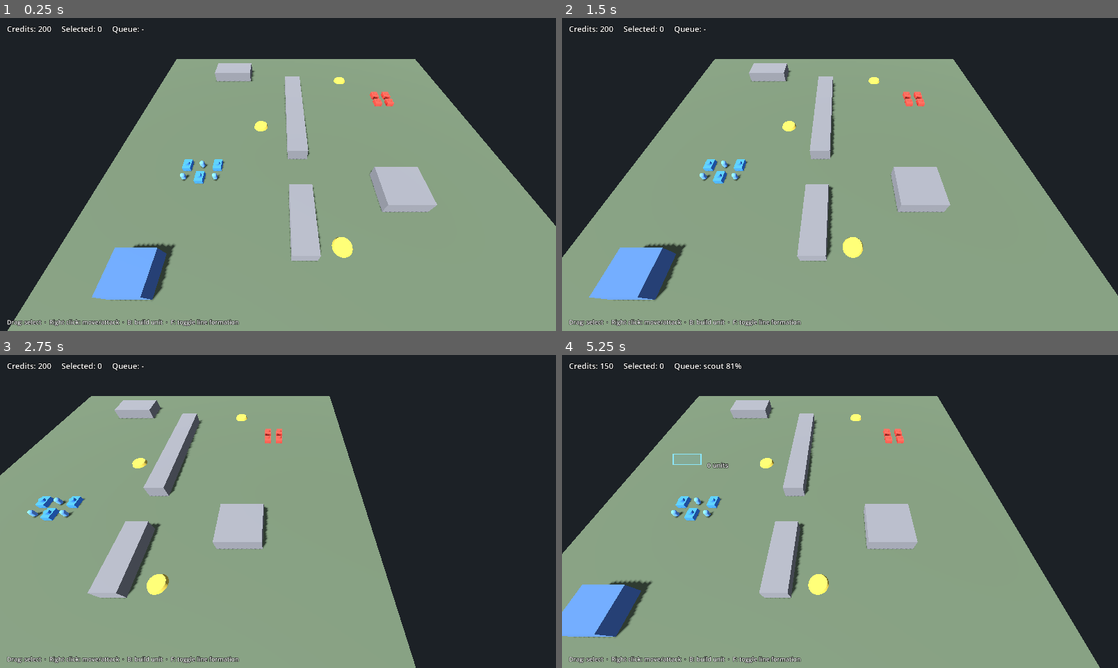
Above: before the commit, frames 1-4 (two rows, left to right).
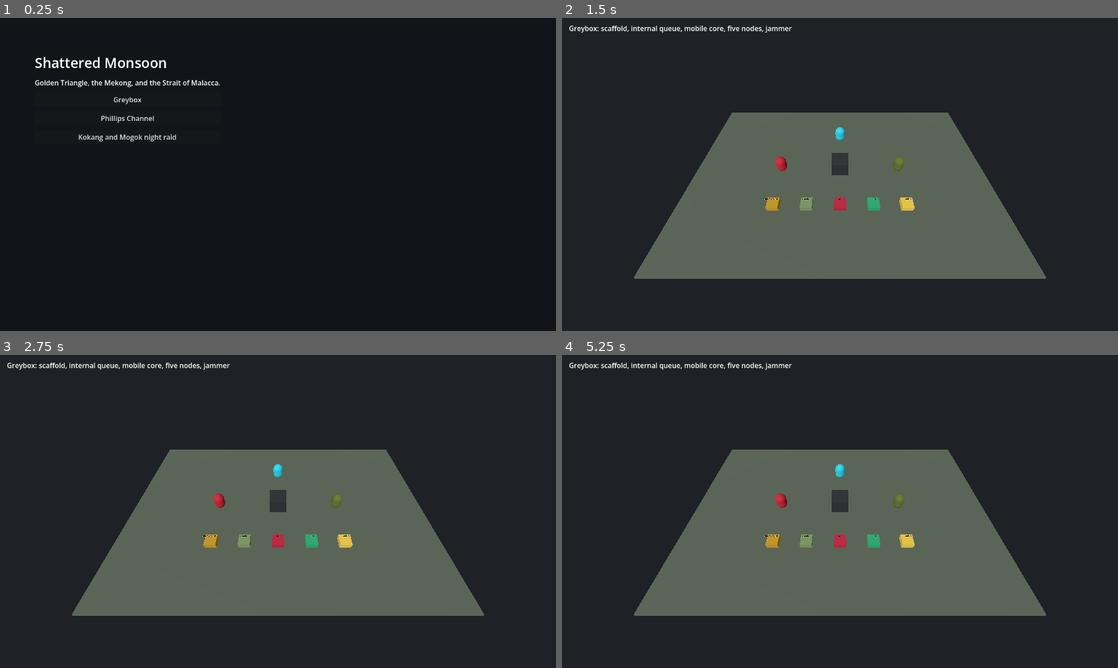
Above: after the commit, the same moments.

Repository: yairpike/asean-2031
Game: Godot game, scene res://game/boot.tscn
Two runs of this game, one before a commit and one after it. Both use one fixed random seed, a clock stepped at 60 frames per second and the inputs below. Before the commit the project starts from res://examples/demo.tscn.
Inputs (mouse positions are in pixels of both pictures, inside the frame that each line leads up to):
- Up to frame 1 (0.25 s): no input
- Up to frame 2 (1.5 s): click (689, 99) at 0.5 s, where only the run after the commit has a clickable "Greybox"; tap Enter at 1.25 s; move the mouse to (962, 158) at 1.27 s; hold D (rts_pan_right, bound only before the commit) from 1.28 s (still down); tap Q (rts_attack_move, bound only before the commit) at 1.35 s; click (962, 158) at 1.42 s
- Up to frame 3 (2.75 s): release D (rts_pan_right, bound only before the commit) at 2 s; drag from (166, 527) to (250, 574) at 2.02 s
- Up to frame 4 (5.25 s): tap Space at 2.75 s; move the mouse to (895, 442) at 2.77 s; hold D (rts_pan_right, bound only before the commit) 2.78-3.5 s; hold B (rts_produce, bound only before the commit) 2.78-3.5 s; click (895, 442) at 2.92 s; tap Enter at 3.5 s; drag from (812, 574) to (673, 464) at 3.52 s; move the mouse to (1006, 558) at 4.27 s; hold A (rts_pan_left, bound only before the commit) 4.28-5 s; hold X (rts_stop, bound only before the commit) 4.28-5 s; click (1006, 558) at 4.42 s; drag from (673, 464) to (756, 433) at 5.02 s

The runs differ from the first frame. In frame 1, 67% of the frame differs, in the area x 1-100%, y 2-100%; in frame 2, 67%, in the area x 0-100%, y 2-100%; in frame 3, 62%; in frame 4, 66%.

Commit message:
Add the Kokang night raid, headless checks, and a web export.

Diff:
--- /dev/null
+++ b/game/mission_kokang.gd
@@ -0,0 +1,123 @@
+extends Node3D
+## GTFC night raid. Scaffold, ruby night shift, one rare-earth node. Text briefing.
+
+var mission: SMMission = SMMission.new()
+var briefing_text: String = ""
+var status: Label
+
+func _ready() -> void:
+	mission.setup()
+	briefing_text = mission.briefing
+	_world()
+	_ui()
+
+func scripted_playthrough() -> bool:
+	var ok: bool = mission.playthrough()
+	briefing_text = mission.briefing
+	_say("Raid complete" if ok else "Raid stalled")
+	return ok
+
+func _world() -> void:
+	var env: WorldEnvironment = WorldEnvironment.new()
+	env.environment = Environment.new()
+	env.environment.background_mode = Environment.BG_COLOR
+	env.environment.background_color = Color(0.05, 0.06, 0.1)
+	env.environment.ambient_light_source = Environment.AMBIENT_SOURCE_COLOR
+	env.environment.ambient_light_color = Color(0.35, 0.4, 0.55)
+	add_child(env)
+	var moon: DirectionalLight3D = DirectionalLight3D.new()
+	moon.rotation_degrees = Vector3(-35, 40, 0)
+	moon.light_color = Color(0.7, 0.75, 0.9)
+	add_child(moon)
+	_slab("Ground", Vector3(0, -0.1, 0), Vector3(28, 0.2, 18), Color(0.18, 0.2, 0.16))
+	_slab("Scaffold", Vector3(2, 1, 0), Vector3(3, 2, 3), Color(0.72, 0.12, 0.18))
+	_slab("RubyNode", Vector3(6, 0.4, 2), Vector3(1.5, 0.8, 1.5), Color(0.7, 0.1, 0.2))
+	_slab("RareNode", Vector3(-6, 0.4, 4), Vector3(1.5, 0.8, 1.5), Color(0.4, 0.5, 0.32))
+	var cam: RTSCamera = RTSCamera.new()
+	cam.name = "Camera"
+	cam.bounds = Rect2(-20, -16, 40, 32)
+	cam.distance = 22.0
+	cam.edge_pan_px = 16.0
+	cam.focus = Vector3(0, 0, 2)
+	add_child(cam)
+	cam.current = true
+
+func _ui() -> void:
+	var layer: CanvasLayer = CanvasLayer.new()
+	add_child(layer)
+	var brief: Label = Label.new()
+	brief.name = "Briefing"
+	brief.text = briefing_text
+	brief.position = Vector2(24, 20)
+	brief.custom_minimum_size = Vector2(720, 70)
+	brief.autowrap_mode = TextServer.AUTOWRAP_WORD_SMART
+	layer.add_child(brief)
+	var row: HBoxContainer = HBoxContainer.new()
+	row.position = Vector2(24, 110)
+	row.add_theme_constant_override("separation", 8)
+	layer.add_child(row)
+	_btn(row, "Raise scaffold", _on_scaffold)
+	_btn(row, "Ruby night shift", _on_ruby)
+	_btn(row, "Secure rare earth", _on_rare)
+	status = Label.new()
+	status.name = "Status"
+	status.position = Vector2(24, 160)
+	status.text = "Golden Slag / Aurum-9 stays in the yard ledger. Ruby and rare earth are the raid."
+	layer.add_child(status)
+
+func _btn(row: HBoxContainer, caption: String, fn: Callable) -> void:
+	var b: Button = Button.new()
+	b.text = caption
+	b.pressed.connect(fn)
+	row.add_child(b)
+
+func _on_scaffold() -> void:
+	_say("Scaffold up" if mission.raise_scaffold() else "Scaffold stalled")
+	_finish_if_ready()
+
+func _on_ruby() -> void:
+	_say("Night shift paying" if mission.run_night_ruby() else "Ruby not paying")
+	_finish_if_ready()
+
+func _on_rare() -> void:
+	_say("Rare-earth stock secured" if mission.secure_rare() else "No stock yet")
+	_finish_if_ready()
+
+func _finish_if_ready() -> void:
+	if mission.try_win():
+		_say("Raid complete. Scaffold, night ruby, rare-earth stock.")
+
+func _say(text: String) -> void:
+	if status != null:
+		status.text = text
+
+func _slab(node_name: String, pos: Vector3, size: Vector3, color: Color) -> void:
+	var mi: MeshInstance3D = MeshInstance3D.new()
+	mi.name = node_name
+	var mesh: BoxMesh = BoxMesh.new()
+	mesh.size = size
+	mi.mesh = mesh
+	mi.position = pos
+	var mat: StandardMaterial3D = StandardMaterial3D.new()
+	mat.albedo_color = color
+	mi.material_override = mat
+	add_child(mi)
+
+func _process(delta: float) -> void:
+	var cam: RTSCamera = get_node_or_null("Camera") as RTSCamera
+	if cam == null:
+		return
+	var vp: Viewport = get_viewport()
+	cam.edge_scroll(vp.get_mouse_position(), vp.get_visible_rect().size, delta)
+
+func _unhandled_input(event: InputEvent) -> void:
+	var cam: RTSCamera = get_node_or_null("Camera") as RTSCamera
+	if cam == null:
+		return
+	var mb: InputEventMouseButton = event as InputEventMouseButton
+	if mb == null or not mb.pressed:
+		return
+	if mb.button_index == MOUSE_BUTTON_WHEEL_UP:
+		cam.zoom_toward(1.0, cam.ground_at(mb.position))
+	elif mb.button_index == MOUSE_BUTTON_WHEEL_DOWN:
+		cam.zoom_toward(-1.0, cam.ground_at(mb.position))
--- /dev/null
+++ b/game/mission_kokang.tscn
@@ -0,0 +1,6 @@
+[gd_scene load_steps=2 format=3]
+
+[ext_resource type="Script" path="res://game/mission_kokang.gd" id="1_raid"]
+
+[node name="MissionKokang" type="Node3D"]
+script = ExtResource("1_raid")
--- a/project.godot
+++ b/project.godot
@@ -2,8 +2,8 @@
 config_version=5
 
 [application]
-config/name="Godot RTS Advanced Lite"
-run/main_scene="res://examples/demo.tscn"
+config/name="Shattered Monsoon"
+run/main_scene="res://game/boot.tscn"
 config/features=PackedStringArray("4.7")
 
 [debug]
--- a/tests/expected.json
+++ b/tests/expected.json
@@ -1 +1 @@
-{"sections": 17, "checks": 114}
+{"sections": 29, "checks": 280}
--- a/tests/run_tests.gd
+++ b/tests/run_tests.gd
@@ -37,6 +37,18 @@
 	await H.section("test_separation", test_separation)
 	await H.section("test_lite_scope", test_lite_scope)
 	await H.section("test_scrub", test_scrub)
+	await H.section("test_sm_build", test_sm_build)
+	await H.section("test_sm_nodes", test_sm_nodes)
+	await H.section("test_sm_tech", test_sm_tech)
+	await H.section("test_sm_abilities", test_sm_abilities)
+	await H.section("test_sm_domain", test_sm_domain)
+	await H.section("test_sm_ew", test_sm_ew)
+	await H.section("test_sm_catalog", test_sm_catalog)
+	await H.section("test_sm_camera_rig", test_sm_camera_rig)
+	await H.section("test_sm_greybox", test_sm_greybox)
+	await H.section("test_sm_phillips", test_sm_phillips)
+	await H.section("test_sm_bots", test_sm_bots)
+	await H.section("test_sm_mission", test_sm_mission)
 	quit(H.finish())
 
 func _unit(team: int, at: Vector3, t: StringName = &"unit") -> RTSUnit:
@@ -477,3 +489,311 @@
 		check(code == 0 and bad.is_empty() and authors_ok, "git history: neutral author only, clean messages %s" % [bad])
 	else:
 		check(true, "no .git here (release extraction); history check runs in the kit repo")
+
+func test_sm_build() -> void:
+	var econ: RTSEconomy = RTSEconomy.new()
+	econ.set_credits(0, 2000)
+	var yard: SMBuildYard = SMBuildYard.new()
+	yard.economy = econ
+	yard.team = 0
+	yard.style = SMBuildYard.Style.SCAFFOLD
+	yard.center = Vector3.ZERO
+	yard.radius = 10.0
+	yard.drain_per_sec = 5
+	yard.tech_order = [&"yard", &"barracks", &"armory"]
+	yard.building_time[&"yard"] = 4.0
+	yard.building_time[&"barracks"] = 3.0
+	yard.building_time[&"armory"] = 3.0
+	check(not yard.begin_scaffold(&"yard", Vector3(20, 0, 0), 100.0), "scaffold rejects a footprint outside the yard")
+	check(yard.begin_scaffold(&"yard", Vector3(2, 0, 0), 100.0), "scaffold accepts a footprint inside")
+	check(yard.vulnerable, "scaffold is vulnerable while it builds")
+	yard.damage_scaffold(40.0)
+	check(yard.scaffold_hp == 60.0 and yard.vulnerable, "damage lands on the scaffold")
+	yard.advance(2.0)
+	check(yard.drained == 10 and yard.scaffold_active, "credits drain while the scaffold stands")
+	yard.advance(2.0)
+	check(yard.finished.has(&"yard") and not yard.vulnerable, "finished scaffold ends the drain")
+	check(not yard.can_build(&"armory"), "linear tech skips nothing")
+	check(yard.can_build(&"barracks"), "next building unlocks")
+	check(yard.begin_scaffold(&"barracks", Vector3(1, 0, 1), 80.0), "second scaffold starts")
+	yard.advance(3.0)
+	check(yard.finished.has(&"barracks") and yard.can_build(&"armory"), "armory waits for the previous building")
+	var mvd: SMBuildYard = SMBuildYard.new()
+	mvd.style = SMBuildYard.Style.INTERNAL
+	mvd.economy = econ
+	mvd.team = 0
+	mvd.center = Vector3.ZERO
+	mvd.radius = 10.0
+	mvd.clearance = 1
+	mvd.building_tier[&"bay"] = 2
+	mvd.building_tier[&"siege"] = 3
+	mvd.building_time[&"bay"] = 2.0
+	mvd.building_time[&"siege"] = 2.0
+	check(not mvd.queue_internal(&"bay"), "clearance 1 cannot queue tier 2")
+	check(not mvd.buy_clearance(3, 50), "clearance 3 before 2 is refused")
+	check(mvd.buy_clearance(2, 50) and mvd.radius == 16.0, "clearance 2 grows the radius")
+	check(mvd.queue_internal(&"bay"), "tier 2 queues inside the hub")
+	check(mvd.placed.is_empty(), "the hub has not placed the shell yet")
+	mvd.advance(2.0)
+	check(mvd.ready.has(&"bay"), "the hub finishes the building")
+	check(not mvd.place_finished(&"bay", Vector3(30, 0, 0)), "place rejects a point outside the radius")
+	check(mvd.place_finished(&"bay", Vector3(12, 0, 0)), "place accepts a point inside the grown radius")
+	check(mvd.buy_clearance(3, 50) and mvd.clearance == 3, "clearance 3 unlocks the next tier")
+	check(mvd.queue_internal(&"siege"), "tier 3 queues after clearance 3")
+	var grid: SMDomainGrid = SMDomainGrid.new(8, 8, 2.0, Vector3.ZERO)
+	grid.set_domain(Vector2i(3, 0), SMDomainGrid.Domain.DEEP)
+	var nmrf: SMBuildYard = SMBuildYard.new()
+	nmrf.style = SMBuildYard.Style.MOBILE
+	nmrf.grid = grid
+	check(nmrf.move_packer(grid.cell_center(Vector2i(0, 0))), "packer starts on land")
+	check(nmrf.move_packer(grid.cell_center(Vector2i(3, 0))), "packer sails into deep water")
+	check(nmrf.unpack(&"boat_shed"), "packer unpacks")
+	check(not nmrf.move_packer(grid.cell_center(Vector2i(0, 0))), "an unpacked core does not drive")
+	check(nmrf.upgrade_factory(&"boat_shed") and nmrf.factory_level(&"boat_shed") == 2, "factory tier upgrade")
+	check(nmrf.upgrade_factory(&"boat_shed") and nmrf.factory_level(&"boat_shed") == 3, "a second factory upgrade")
+	check(not nmrf.upgrade_factory(&"boat_shed"), "factory tier stops at 3")
+
+func test_sm_nodes() -> void:
+	var net: SMCommodityNet = SMCommodityNet.new()
+	var econ: RTSEconomy = RTSEconomy.new()
+	check(SMCommodityNet.all_kinds().size() == 5, "five commodities")
+	check(SMCommodityNet.display_name(SMCommodityNet.KIND_SLAG) == "Golden Slag / Aurum-9", "slag storefront name")
+	check(SMCommodityNet.display_name(SMCommodityNet.KIND_RARE) == "rare earth", "rare earth name")
+	check(SMCommodityNet.display_name(SMCommodityNet.KIND_RUBY) == "ruby", "ruby name")
+	check(SMCommodityNet.display_name(SMCommodityNet.KIND_JADE) == "jade", "jade name")
+	check(SMCommodityNet.display_name(SMCommodityNet.KIND_BULLION) == "gold bullion", "bullion name")
+	net.add_node(&"s", SMCommodityNet.KIND_SLAG, Vector3.ZERO, 10, false)
+	net.add_node(&"r", SMCommodityNet.KIND_RARE, Vector3(3, 0, 0), 0, true)
+	net.add_node(&"u", SMCommodityNet.KIND_RUBY, Vector3(6, 0, 0), 10, false)
+	net.add_node(&"j", SMCommodityNet.KIND_JADE, Vector3(9, 0, 0), 10, false)
+	net.add_node(&"b", SMCommodityNet.KIND_BULLION, Vector3(12, 0, 0), 10, false)
+	check(net.snap_refinery(&"s", 0), "refinery snaps to a node")
+	check(net.has_collector(&"s"), "one collector spawns")
+	check(not net.snap_refinery(&"s", 1), "a second refinery on the same node is rejected")
+	check(net.advance(4.0, econ) == 10, "the collector loop pays")
+	check(not net.set_night_shift(&"s", true), "slag has no night shift")
+	check(net.set_night_shift(&"u", true) and net.visible_through_fog(&"u"), "ruby night shift is visible through fog")
+	check(net.set_night_shift(&"j", true) and net.night_on(&"j"), "jade night shift toggles")
+	check(net.snap_refinery(&"u", 0), "ruby refinery")
+	var before: int = econ.credits(0)
+	check(net.advance(2.0, econ) == 10 and econ.credits(0) - before == 10, "night shift pays a full loop in half the time")
+	check(net.snap_refinery(&"r", 0), "rare-earth refinery")
+	var credits_before: int = econ.credits(0)
+	net.advance(4.0, econ)
+	check(net.stock_of(0) == 1, "rare-earth stock is a separate counter")
+	check(econ.credits(0) >= credits_before, "stock does not spend credits")
+	check(not net.try_spend_stock(0, 2), "tier-3 gear cannot spend stock it lacks")
+	check(net.try_spend_stock(0, 1) and net.stock_of(0) == 0, "rare-earth stock spends")
+	check(net.harm_infantry(Vector3(3, 0, 0), false, 1.0) == 8.0, "adjacent water harms unshielded infantry")
+	check(net.harm_infantry(Vector3(3, 0, 0), true, 1.0) == 0.0, "shielded infantry are spared")
+
+func test_sm_tech() -> void:
+	var tech: SMTechNet = SMTechNet.new()
+	var econ: RTSEconomy = RTSEconomy.new()
+	econ.set_credits(0, 0)
+	econ.set_credits(1, 100)
+	tech.add_site(&"c", SMTechNet.CYBER, Vector3.ZERO)
+	tech.add_site(&"b", SMTechNet.BAZAAR, Vector3(2, 0, 0))
+	tech.add_site(&"h", SMTechNet.CLINIC, Vector3(4, 0, 0))
+	tech.add_site(&"r", SMTechNet.RADAR, Vector3(6, 0, 0))
+	check(tech.capture(&"c", 0), "cyber compound captures")
+	tech.advance(1.0, econ, 1)
+	check(tech.income_of(&"c") == 12 and tech.siphon_of(&"c") == 4, "cyber income and siphon")
+	check(econ.credits(1) == 96, "the siphon takes enemy credits")
+	check(tech.capture(&"b", 0), "arms bazaar captures")
+	check(is_equal_approx(tech.discount(0, "drone"), 0.7) and is_equal_approx(tech.discount(0, "infantry"), 0.7), "bazaar discounts drones and infantry")
+	check(tech.discount(0, "armor") == 1.0, "bazaar leaves other tags alone")
+	tech.set_import("rotary_slot", true)
+	check(tech.import_open("rotary_slot"), "an import slot is a data flag")
+	check(tech.capture(&"h", 0), "field clinic captures")
+	tech.advance(1.0, econ, 1)
+	check(tech.clinic_healed(0) >= 6.0, "field clinic heals")
+	check(tech.capture(&"r", 0) and tech.reveals_water(0), "hydro radar reveals water")
+
+func test_sm_abilities() -> void:
+	var book: SMAbilities = SMAbilities.new()
+	book.add_unit(1, Vector3.ZERO, SMAbilities.TOGGLE, 2.0, 1.0)
+	book.add_unit(2, Vector3(1, 0, 0), SMAbilities.TOGGLE, 2.0, 1.0)
+	check(book.group_toggle([1, 2]) == 2 and book.toggle_on(1) and book.toggle_on(2), "group toggle flips the group")
+	book.add_unit(3, Vector3.ZERO, SMAbilities.SMART, 3.0, 1.0)
+	book.add_unit(4, Vector3(6, 0, 0), SMAbilities.SMART, 3.0, 1.0)
+	check(book.smart_cast([3, 4], Vector3.ZERO) == 3, "smart-cast picks the closest ready unit")
+	check(book.fired_count(4) == 0, "the farther unit holds its fire")
+	book.set_ready(3, 5.0)
+	check(book.smart_cast([3, 4], Vector3.ZERO) == 4, "an unready closest unit is skipped")
+	book.add_unit(5, Vector3.ZERO, SMAbilities.BEAM, 1.0, 1.0)
+	book.add_unit(6, Vector3(2, 0, 0), SMAbilities.TOGGLE, 1.0, 1.0)
+	check(book.begin_beam(5, 6), "channeled beam starts")
+	book.advance(2.0)
+	check(book.beam_done(5) == 1 and book.status_of(6) == SMAbilities.ST_FROZEN, "the beam completes and freezes the target")
+	book.add_unit(7, Vector3.ZERO, SMAbilities.BEAM, 1.0, 1.0)
+	check(book.begin_beam(7, 6), "a second beam starts")
+	book.apply_status(7, SMAbilities.ST_FROZEN, 4.0)
+	book.advance(2.0)
+	check(book.beam_done(7) == 0 and not book.is_channeling(7), "frozen breaks the channel")
+	book.apply_status(1, SMAbilities.ST_SHRUNK, 5.0)
+	check(is_equal_approx(book.radius_of(1), 0.5), "shrunk halves the radius")
+	book.apply_status(2, SMAbilities.ST_BLACK_HOLE, 5.0)
+	check(is_equal_approx(book.damage_to(2, 50.0), 10.0) and is_equal_approx(book.hp_of(2), 90.0), "black-hole armor cuts incoming damage")
+	book.advance(6.0)
+	check(book.status_of(1) == SMAbilities.ST_NONE and is_equal_approx(book.radius_of(1), 1.0), "shrink wears off")
+
+func test_sm_domain() -> void:
+	var g: SMDomainGrid = SMDomainGrid.phillips_layout()
+	check(g.domain_at_cell(Vector2i(8, 4)) == SMDomainGrid.Domain.LAND, "west land")
+	check(g.domain_at_cell(Vector2i(30, 12)) == SMDomainGrid.Domain.LAND, "east land")
+	check(g.domain_at_cell(Vector2i(20, 12)) == SMDomainGrid.Domain.DEEP, "deep channel")
+	check(g.domain_at_cell(Vector2i(16, 5)) == SMDomainGrid.Domain.SHALLOW, "shallow crossing")
+	check(g.domain_at_cell(Vector2i(5, 11)) == SMDomainGrid.Domain.CLIFF, "cliff flag")
+	check(g.domain_at_cell(Vector2i(19, 10)) == SMDomainGrid.Domain.AIR, "air flag")
+	_domain_seen.clear()
+	g.domain_changed.connect(_on_test_domain)
+	check(g.move_unit(3, g.cell_center(Vector2i(12, 5)), SMDomainGrid.Loco.AMPHIBIOUS), "amphibious steps onto land")
+	check(_domain_seen.is_empty(), "the first placement does not signal")
+	check(g.move_unit(3, g.cell_center(Vector2i(16, 5)), SMDomainGrid.Loco.AMPHIBIOUS), "amphibious enters shallow water")
+	check(_domain_seen.size() == 2 and _domain_seen[0] == SMDomainGrid.Domain.LAND and _domain_seen[1] == SMDomainGrid.Domain.SHALLOW, "domain change at the shoreline")
+	check(not g.move_unit(4, g.cell_center(Vector2i(20, 12)), SMDomainGrid.Loco.GROUND), "ground movement stops at deep water")
+	check(not g.move_unit(5, g.cell_center(Vector2i(5, 11)), SMDomainGrid.Loco.AMPHIBIOUS), "a cliff blocks movement")
+	check(g.move_unit(6, g.cell_center(Vector2i(19, 10)), SMDomainGrid.Loco.AIR), "air enters an air cell")
+	check(g.move_unit(7, g.cell_center(Vector2i(20, 12)), SMDomainGrid.Loco.NAVAL), "naval enters deep water")
+
+var _domain_seen: Array[int] = []
+
+func _on_test_domain(_unit_id: int, from_domain: int, to_domain: int) -> void:
+	_domain_seen.append(from_domain)
+	_domain_seen.append(to_domain)
+
+func test_sm_ew() -> void:
+	var ew: SMEwField = SMEwField.new()
+	ew.center = Vector3.ZERO
+	ew.radius = 10.0
+	var inside: Vector3 = Vector3(2, 0, 0)
+	var outside: Vector3 = Vector3(30, 0, 0)
+	check(is_equal_approx(ew.accuracy(inside, SMEwField.GPS), ew.penalty), "gps guidance is jammed")
+	check(is_equal_approx(ew.accuracy(inside, SMEwField.FPV), ew.penalty), "fpv guidance is jammed")
+	check(ew.accuracy(inside, SMEwField.FIBER) == 1.0, "fiber-optic ignores the jammer")
+	check(ew.accuracy(inside, SMEwField.HOP) == 1.0, "frequency-hop ignores the jammer")
+	check(ew.accuracy(inside, SMEwField.GPS, true, false) == 1.0, "an active fiber link is exempt")
+	check(ew.accuracy(inside, SMEwField.FPV, false, true) == 1.0, "an active hop link is exempt")
+	check(ew.accuracy(outside, SMEwField.GPS) == 1.0, "outside the jammer radius")
+	check(ew.accuracy(inside, SMEwField.NONE) == 1.0, "unguided weapons are not jammed")
+
+func test_sm_catalog() -> void:
+	for id: String in ["gtfc", "mvd", "nmrf"]:
+		var data: Dictionary = SMCatalog.faction(id)
+		var units: Array[Dictionary] = SMCatalog.units_of(data)
+		check(units.size() == 6, "%s has six units" % id)
+		for unit: Dictionary in units:
+			check(SMCatalog.entry_ok(unit), "%s %s has a weapon and one secondary" % [id, str(unit.get("id", ""))])
+	var gtfc: Dictionary = SMCatalog.faction("gtfc")
+	var mvd: Dictionary = SMCatalog.faction("mvd")
+	var nmrf: Dictionary = SMCatalog.faction("nmrf")
+	var gtfc_colors: Dictionary = gtfc["colors"]
+	var mvd_colors: Dictionary = mvd["colors"]
+	var nmrf_colors: Dictionary = nmrf["colors"]
+	check(str(gtfc_colors["primary"]) == "crimson" and str(gtfc_colors["accent"]) == "amber", "gtfc crimson and amber")
+	check(str(mvd_colors["primary"]) == "charcoal" and str(mvd_colors["accent"]) == "cyan", "mvd charcoal and cyan")
+	check(str(nmrf_colors["primary"]) == "olive" and str(nmrf_colors["accent"]) == "emerald", "nmrf olive and emerald")
+	check(SMCatalog.stock_cost(mvd, "siege_works") == 1, "tier-3 gear requires rare-earth stock")
+	var market: Dictionary = SMCatalog.faction("black_market")
+	var flags: Dictionary = market["import_flags"]
+	check(bool(flags.get("rotary_slot", false)) and bool(flags.get("strike_slot", false)) and bool(flags.get("spotter_slot", false)), "black-market imports are flags")
+	check(SMCatalog.units_of(market).is_empty(), "black market ships no unit meshes")
+	var banned: PackedStringArray = PackedStringArray(["opium", "heroin", "cocaine", "fentanyl", "yaba", "methamphetamine"])
+	var hits: PackedStringArray = PackedStringArray()
+	for faction_id: String in ["gtfc", "mvd", "nmrf", "black_market"]:
+		var text: String = FileAccess.get_file_as_string("res://data/factions/%s/faction.json" % faction_id).to_lower()
+		for word: String in banned:
+			if text.contains(word):
+				hits.append("%s:%s" % [faction_id, word])
+	check(hits.is_empty(), "faction data has no street-drug names %s" % [hits])
+
+func test_sm_camera_rig() -> void:
+	var cam: RTSCamera = RTSCamera.new()
+	cam.bounds = Rect2(-40, -40, 80, 80)
+	cam.edge_pan_px = 16.0
+	root.add_child(cam)
+	await process_frame
+	cam.focus_on(Vector3.ZERO)
+	cam.distance = 30.0
+	var dir: Vector2 = cam.edge_scroll(Vector2(1, 200), Vector2(400, 400), 0.2)
+	check(dir.x < 0.0 and cam.focus.x < 0.0, "edge scroll pans from the left margin")
+	cam.focus_on(Vector3.ZERO)
+	cam.distance = 40.0
+	cam.zoom_toward(3.0, Vector3(10, 0, 0))
+	check(cam.distance < 40.0 and cam.focus.x > 0.0, "zoom toward the cursor shifts the focus")
+	var yaw: float = cam.yaw_degrees
+	cam.orbit(25.0)
+	check(absf(cam.yaw_degrees - yaw - 25.0) < 0.01, "orbit yaws around the focus")
+	cam.free()
+
+func test_sm_greybox() -> void:
+	var scene: Node = (load("res://game/greybox.tscn") as PackedScene).instantiate()
+	root.add_child(scene)
+	await process_frame
+	for node_name: String in ["BuildScaffold", "BuildInternal", "BuildMobile", "NodeSlag", "NodeRare", "NodeRuby", "NodeJade", "NodeBullion", "Jammer"]:
+		check(scene.get_node_or_null(node_name) is MeshInstance3D, "greybox mesh %s" % node_name)
+	var scaffold: MeshInstance3D = scene.get_node("BuildScaffold") as MeshInstance3D
+	var internal: MeshInstance3D = scene.get_node("BuildInternal") as MeshInstance3D
+	check(scaffold.mesh is CapsuleMesh and internal.mesh is BoxMesh, "scaffold is a capsule and the hub is a box")
+	scene.free()
+	await process_frame
+
+func test_sm_phillips() -> void:
+	var scene: Node = (load("res://game/phillips_channel.tscn") as PackedScene).instantiate()
+	root.add_child(scene)
+	await process_frame
+	await process_frame
+	var side: Node = scene.find_child("Sidebar", true, false)
+	var bar: Node = scene.find_child("Protocols", true, false)
+	check(side != null, "command sidebar is present")
+	check(bar != null, "protocols bar is present")
+	var cameos: int = 0
+	for child: Node in side.get_children():
+		if str(child.name).begins_with("Cameo"):
+			cameos += 1
+	check(cameos == 6, "six cameo placeholders")
+	check(bool(scene.call("scripted_playthrough")), "phillips playthrough finishes")
+	var played: SMMatch = scene.get("sim") as SMMatch
+	check(played.finished and played.winner == 0, "the passive opponent is defeated")
+	check(played.pipeline_ok and played.claimed, "the base is up and a node is claimed")
+	check(played.f_smart == 11 and played.f_toggles == 1, "F fires a smart-cast and a toggle")
+	check(played.domain_log.size() >= 2, "an amphibious unit crossed the channel")
+	scene.free()
+	await process_frame
+
+func test_sm_bots() -> void:
+	var played: SMMatch = SMMatch.new()
+	for personality: StringName in SMBot.personalities():
+		var bot: SMBot = SMBot.new(personality)
+		var result: Dictionary = played.run_bot(bot)
+		check(int(result["refineries"]) == int(result["refinery_target"]), "%s opens with two refineries" % str(personality))
+		check(bool(result["water"]) and bool(result["gem"]), "%s expands to water and a gem node" % str(personality))
+		check(bool(result["captured"]), "%s captures a tech building" % str(personality))
+		check(bool(result["fired"]), "%s fires an ability" % str(personality))
+		check(bool(result["protocols"]) and bool(result["audio_combat"]) and bool(result["silent"]), "%s protocols and silent stems" % str(personality))
+	var isk: Dictionary = played.run_bot(SMBot.new(&"iskandar"))
+	check(bool(isk["naval"]) and str(isk["faction"]) == "nmrf", "iskandar takes the naval lane")
+	var tran: Dictionary = played.run_bot(SMBot.new(&"tran"))
+	check(bool(tran["frozen"]) and bool(tran["flew"]) and str(tran["faction"]) == "gtfc", "tran uses cryo and air")
+	var bo: Dictionary = played.run_bot(SMBot.new(&"bo_mya"))
+	check(str(bo["faction"]) == "mvd" and bool(bo["fired"]), "bo mya fields drones")
+
+func test_sm_mission() -> void:
+	var scene: Node = (load("res://game/mission_kokang.tscn") as PackedScene).instantiate()
+	root.add_child(scene)
+	await process_frame
+	check(str(scene.get("briefing_text")).contains("Kokang"), "the raid opens on a text briefing")
+	check(bool(scene.call("scripted_playthrough")), "the raid is finishable")
+	var raid: SMMission = scene.get("mission") as SMMission
+	check(raid.won and raid.ruby_paid >= 30 and raid.goods.stock_of(0) >= 1, "night-shift ruby income and rare-earth stock")
+	check(raid.yard.finished.has(&"scaffold_yard"), "the scaffold yard finishes")
+	var boot: Node = (load("res://game/boot.tscn") as PackedScene).instantiate()
+	root.add_child(boot)
+	await process_frame
+	check(boot.find_child("GreyboxButton", true, false) != null, "boot offers the greybox")
+	check(boot.find_child("PhillipsButton", true, false) != null, "boot offers Phillips Channel")
+	check(boot.find_child("MissionButton", true, false) != null, "boot offers the night raid")
+	boot.free()
+	scene.free()
+	await process_frame
Not shown, added: addons/rts_advanced/sm_mission.gd
Not shown, added: addons/rts_advanced/sm_mission.gd.uid
Not shown, added: export_presets.cfg
Not shown, added: tools/finish_web_export.sh
